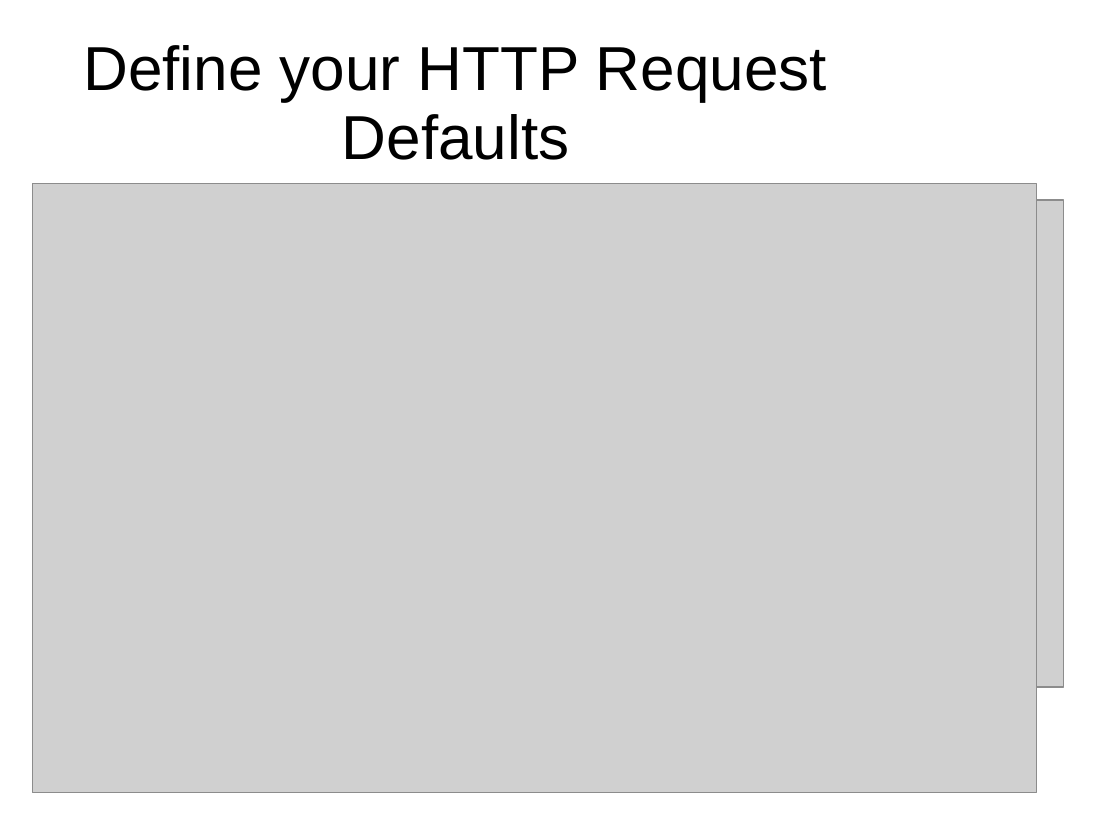
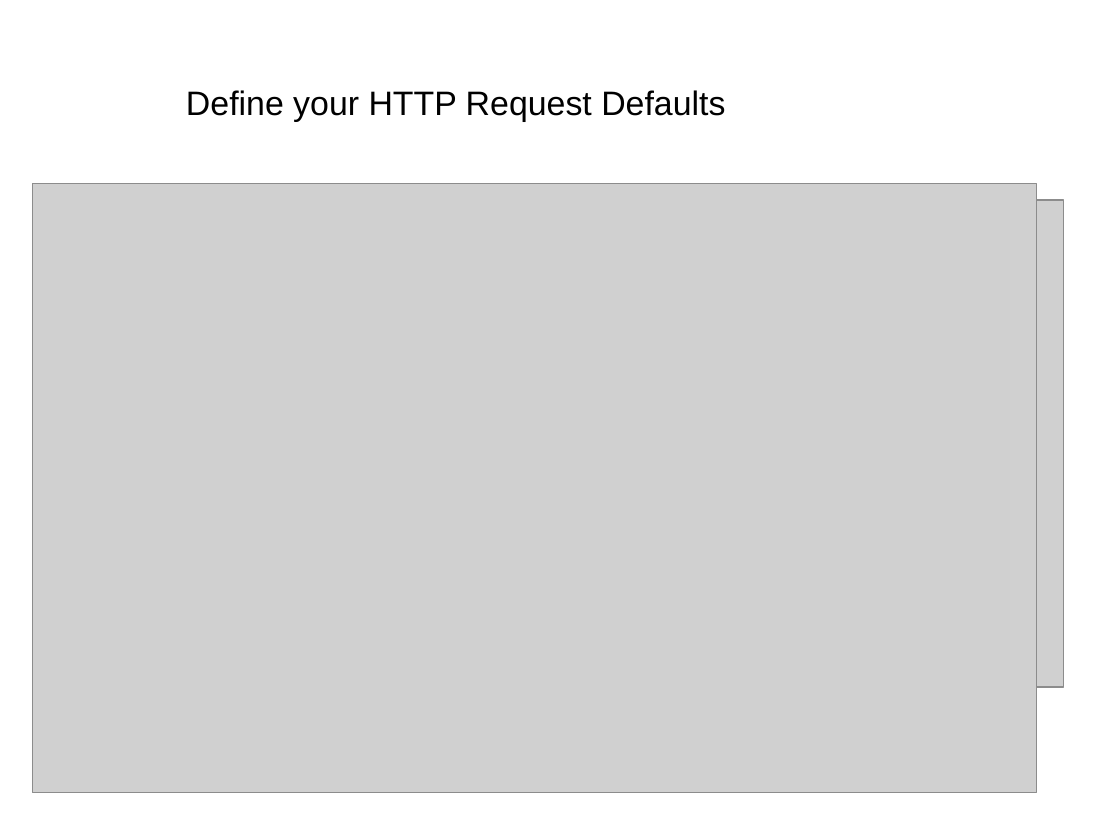
Before and after one commit to hchan/jmeterDemo, a slide deck: slide 7 of jmeterDemo.ppt. Drawn at 1120x840 pixels with LibreOffice and Linux fonts; fonts in the diff are those of the drawing; grey boxes stand for pictures; background and template pictures are left out. Boxes give left, top, right and bottom in pixels: in the first picture for what was removed or moved away, otherwise in the second. Text is boxed around its words. In the diff, an @@ line names an element or a change of style, - is before the commit and + after.

```diff
--- a/jmeterDemo.ppt
+++ b/jmeterDemo.ppt
@@ title "Define your HTTP Request Defaults": place and size @@
-title "Define your HTTP Request Defaults" at [83,45,827,160]
+title "Define your HTTP Request Defaults" at [186,90,725,122]
@@ title "Define your HTTP Request Defaults" at [186,90,725,122]: size 44 to 24 pt @@
```
Also in this commit, not shown: 9 other slides changed, 5 slides added, 1 other file.
